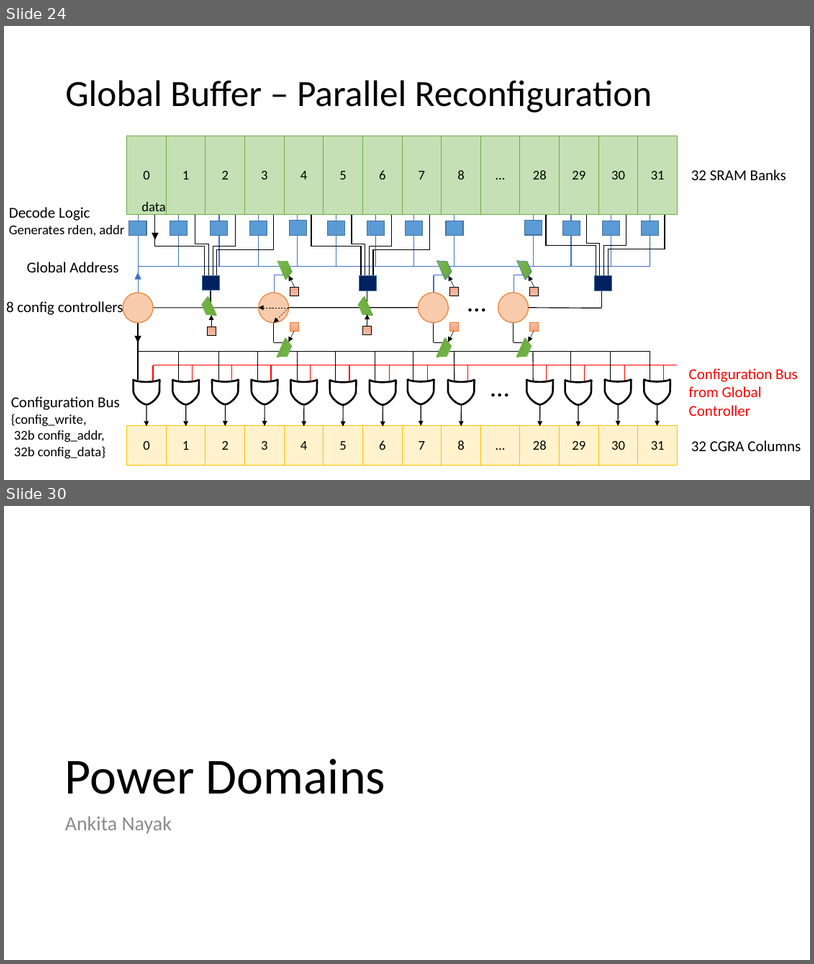
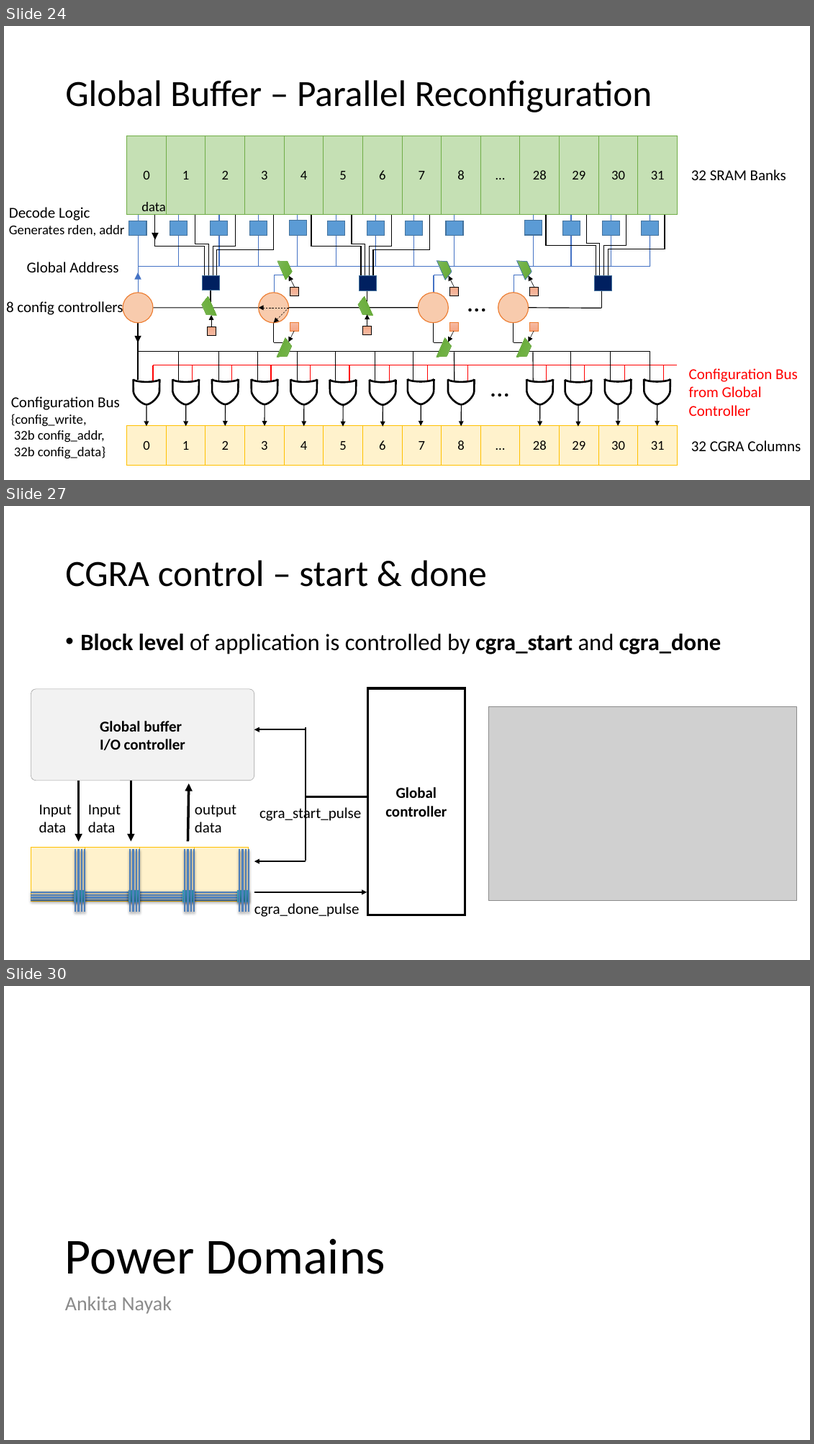
Before and after one commit to StanfordAHA/garnet, a slide deck: docs/garnet-block-diagrams.pptx. Shown one above the other, each under a label of ours: slides 24 and 30 before the commit, slides 24, 27 and 30 after it; the slides between them are not shown. The pictures are 814x964 and 814x1444 pixels, drawn with LibreOffice and Linux fonts; fonts in the diff are those of the drawing; grey boxes stand for pictures. Boxes give left, top, right and bottom in pixels: in the first picture for what was removed or moved away, otherwise in the second. Text is boxed around its words. In the diff, an @@ line names an element or a change of style, - is before the commit and + after.

Commit message:
Update global controller ppt

```diff
--- a/docs/garnet-block-diagrams.pptx
+++ b/docs/garnet-block-diagrams.pptx
@@ slide 27 added at [4,506,810,960], background #FFFFFF @@
@@ title added at [65,560,486,587], 44 pt, text #000000 @@
+CGRA control – start & done
@@ text added at [80,633,721,654], 28 pt, text #000000 @@
+• Block level of application is controlled by cgra_start and cgra_done
@@ rounded rectangle added at [31,689,255,780], fill #F2F2F2, outline #A5A5A5 0.5 pt, 18 pt, text #000000, bold @@
+Global buffer
+I/O controller
@@ rectangle added at [368,688,466,915], fill #FFFFFF, outline #000000 3 pt, 18 pt, text #000000, bold @@
+Global
+controller
@@ picture added at [489,706,797,900] @@
@@ arrow added from (306, 729) to (255, 729), #000000 2 pt @@
@@ line added from (306, 728) to (306, 860), #000000 2 pt @@
@@ arrow added from (78, 780) to (78, 841), #000000 3 pt @@
@@ arrow added from (131, 780) to (131, 841), #000000 3 pt @@
@@ arrow added from (188, 841) to (189, 783), #000000 3 pt @@
@@ text added at [39,804,72,832], 18 pt, text #000000 @@
+Input
+data
@@ text added at [88,804,121,832], 18 pt, text #000000 @@
+Input
+data
@@ text added at [195,804,237,832], 18 pt, text #000000 @@
+output
+data
@@ text added at [260,805,361,822], 18 pt, text #000000 @@
+cgra_start_pulse
@@ line added from (368, 796) to (306, 796), #000000 2 pt @@
@@ table added at [31,847,248,901], 1 rows, 4 columns @@
+ |  |  | 
@@ group added at [75,849,249,912]: 16 lines @@
@@ arrow added from (306, 861) to (255, 861), #000000 2 pt @@
@@ rectangle added at [74,890,85,901], fill gradient #2A88A2 to #37B1D2 to #34B4D6, outline #46AAC5 0.75 pt @@
@@ rectangle added at [129,890,140,901], fill gradient #2A88A2 to #37B1D2 to #34B4D6, outline #46AAC5 0.75 pt @@
@@ rectangle added at [183,890,195,901], fill gradient #2A88A2 to #37B1D2 to #34B4D6, outline #46AAC5 0.75 pt @@
@@ rectangle added at [238,890,250,901], fill gradient #2A88A2 to #37B1D2 to #34B4D6, outline #46AAC5 0.75 pt @@
@@ arrow added from (255, 892) to (367, 892), #000000 2 pt @@
@@ group added at [31,892,249,901]: 4 lines @@
@@ text added at [255,903,360,916], 18 pt, text #000000 @@
+cgra_done_pulse
```
Also in this commit, not shown: 3 slides changed, 1 other slide added, 2 slides removed.
